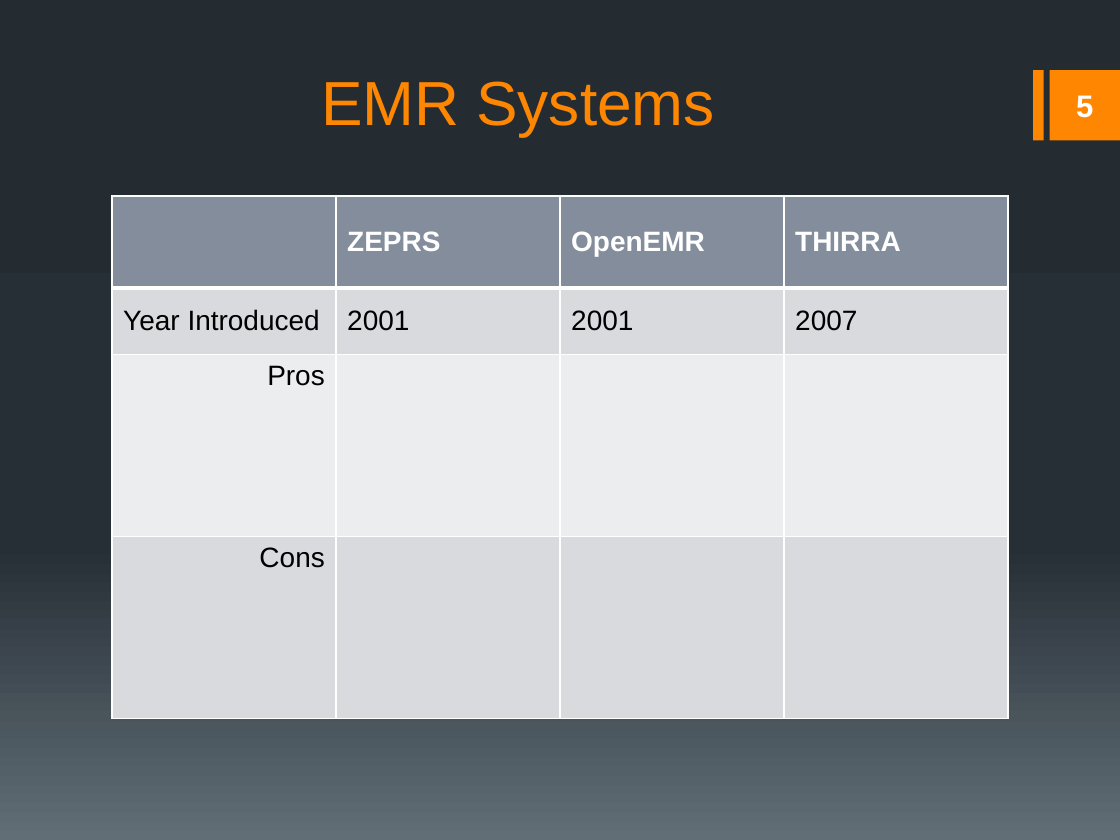
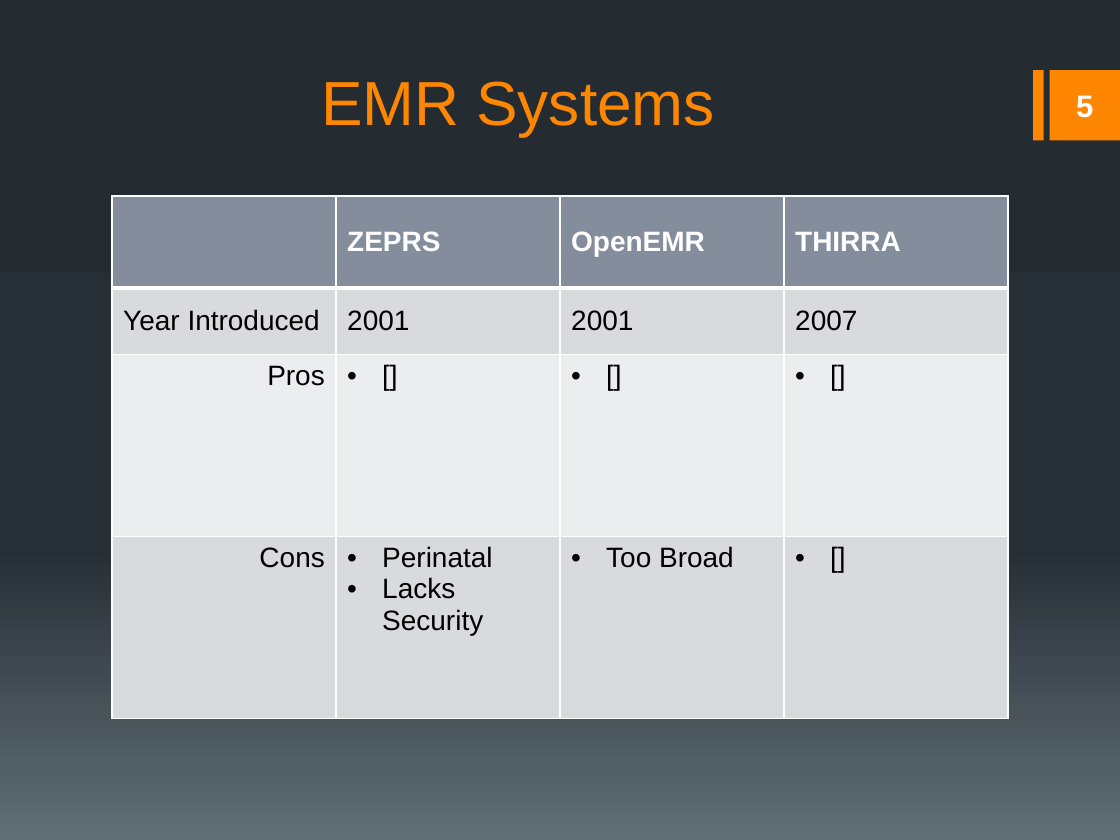
Before and after one commit to rmkane/semrs, a slide deck: slide 5 of Documentation/Final_Presentation.pptx. Drawn at 1120x840 pixels with LibreOffice and Linux fonts; fonts in the diff are those of the drawing. Boxes give left, top, right and bottom in pixels: in the first picture for what was removed or moved away, otherwise in the second. Text is boxed around its words. In the diff, an @@ line names an element or a change of style, - is before the commit and + after.

```diff
--- a/Documentation/Final_Presentation.pptx
+++ b/Documentation/Final_Presentation.pptx
@@ table at (112,196,1008,719) @@
-row 3: Pros |  |  | 
+row 3: Pros | [] | [] | []
-row 4: Cons |  |  | 
+row 4: Cons | Perinatal / Lacks Security | Too Broad | []
```
Also in this commit, not shown: 2 other slides changed.
